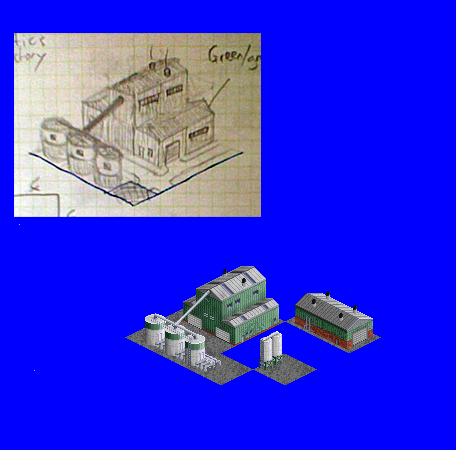
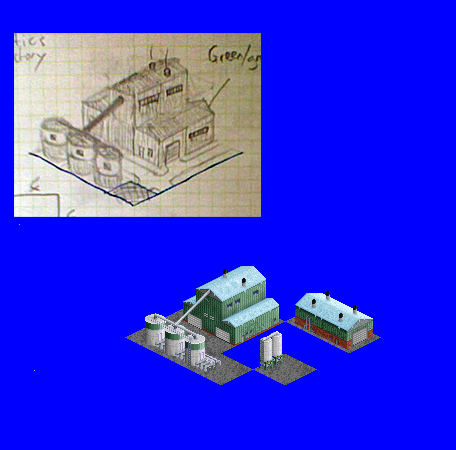
Before/after of a w=456, h=450 layered artwork. What changed in the layer stack:
renamed "tile asphalt copy 8" to "snow", moved it above "building shaded", painted on it over <box>183,266,279,328</box>
removed layer "tile asphalt copy 4" from group "main building" over <box>228,322,246,328</box>
painted on "tile asphalt" over <box>183,290,317,328</box>
removed layer "tile asphalt copy 7" from group "main building" over <box>222,306,278,328</box>
added layer "snow" (2nd of 2, in "warehouse") in group "warehouse" over <box>295,293,373,331</box>
painted on "tile asphalt copy 10" over <box>330,322,356,331</box>
removed layer "tile asphalt copy 9" from group "warehouse" over <box>330,322,356,331</box>
removed layer "Layer 1 copy 5" over <box>183,266,373,331</box>
